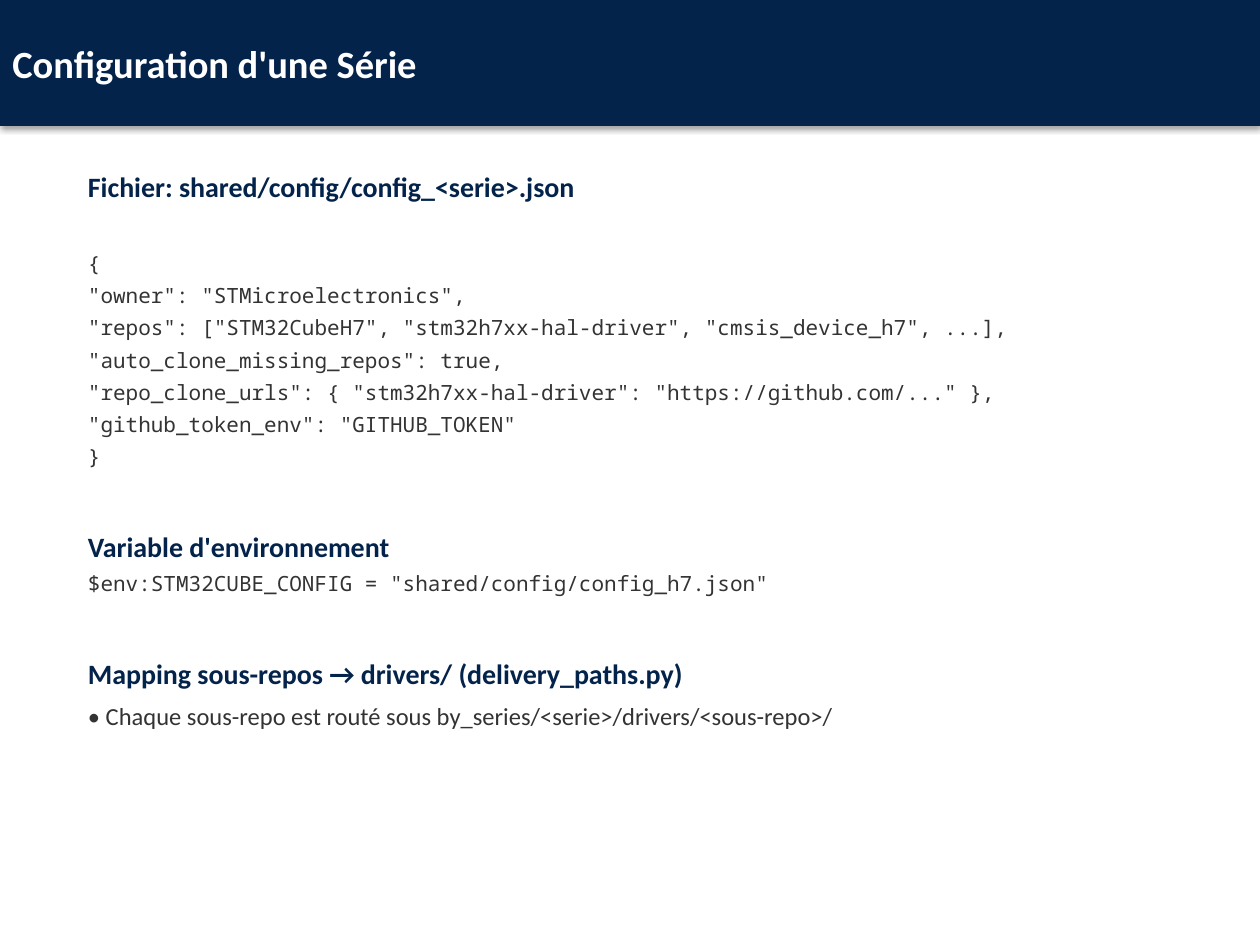
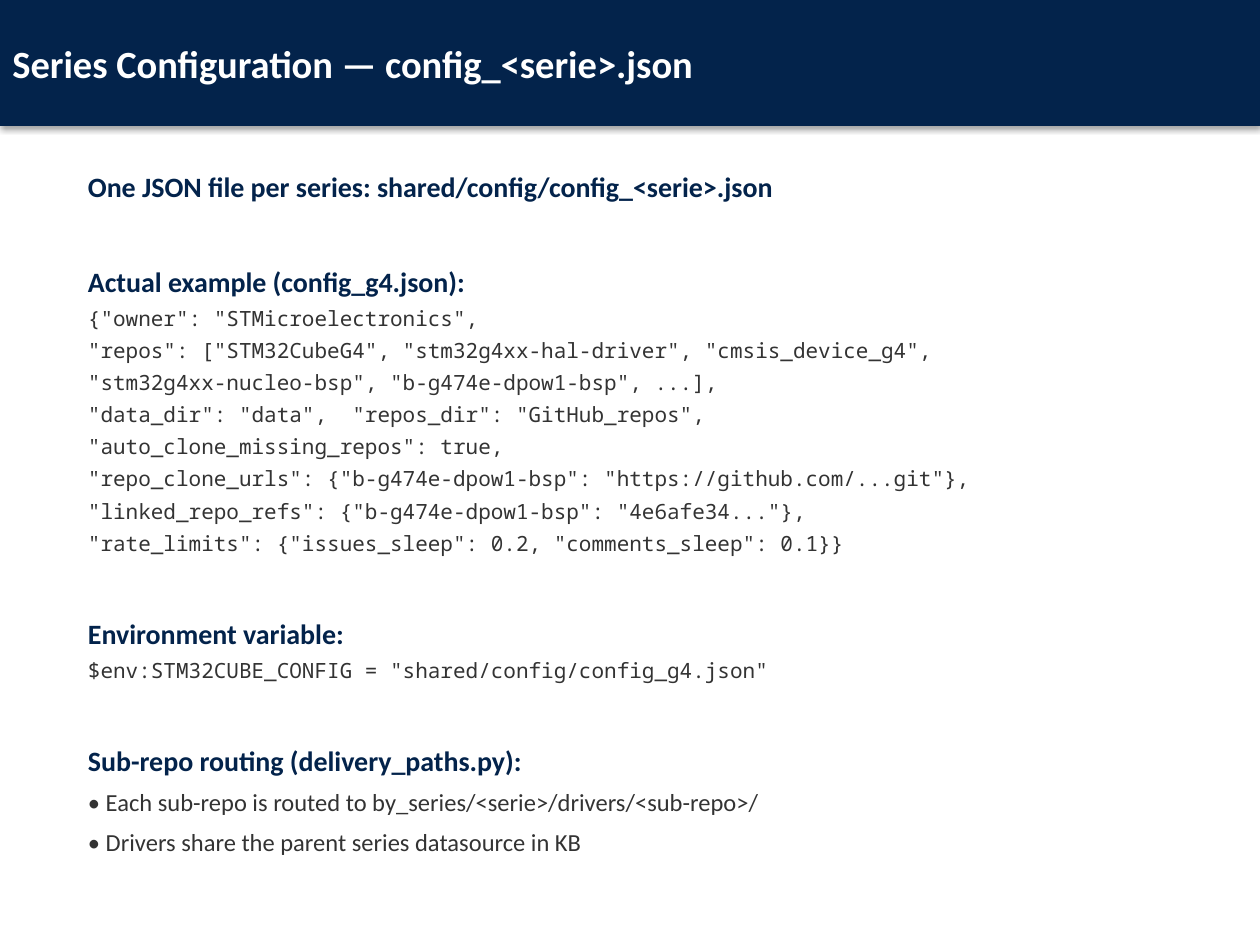
Before and after one commit to ALABSTM/stm32cube-gh-kb-pipeline, a slide deck: slide 21 of docs/Atelier_Pratique_Pipeline_STM32Cube.pptx (slide 6 before the commit). Drawn at 1260x945 pixels with LibreOffice and Linux fonts; fonts in the diff are those of the drawing. Boxes give left, top, right and bottom in pixels: in the first picture for what was removed or moved away, otherwise in the second. Text is boxed around its words. In the diff, an @@ line names an element or a change of style, - is before the commit and + after.

```diff
--- a/docs/Atelier_Pratique_Pipeline_STM32Cube.pptx
+++ b/docs/Atelier_Pratique_Pipeline_STM32Cube.pptx
@@ text in rectangle at bbox=[12, 51, 693, 85]: text changed @@
-Configuration d'une Série
+Series Configuration — config_<serie>.json
@@ text at bbox=[88, 177, 932, 427]: text changed @@
-Fichier: shared/config/config_<serie>.json
-{
-"owner": "STMicroelectronics",
-"repos": ["STM32CubeH7", "stm32h7xx-hal-driver", "cmsis_device_h7", ...],
+One JSON file per series: shared/config/config_<serie>.json
+Actual example (config_g4.json):
+{"owner": "STMicroelectronics",
+"repos": ["STM32CubeG4", "stm32g4xx-hal-driver", "cmsis_device_g4",
+"stm32g4xx-nucleo-bsp", "b-g474e-dpow1-bsp", ...],
+"data_dir": "data", "repos_dir": "GitHub_repos",
@@ text at bbox=[88, 470, 969, 855]: text changed @@
-"repo_clone_urls": { "stm32h7xx-hal-driver": "https://github.com/..." },
-"github_token_env": "GITHUB_TOKEN"
-}
-Variable d'environnement
-$env:STM32CUBE_CONFIG = "shared/config/config_h7.json"
-Mapping sous-repos → drivers/ (delivery_paths.py)
-• Chaque sous-repo est routé sous by_series/<serie>/drivers/<sous-repo>/
+"repo_clone_urls": {"b-g474e-dpow1-bsp": "https://github.com/...git"},
+"linked_repo_refs": {"b-g474e-dpow1-bsp": "4e6afe34..."},
+"rate_limits": {"issues_sleep": 0.2, "comments_sleep": 0.1}}
+Environment variable:
+$env:STM32CUBE_CONFIG = "shared/config/config_g4.json"
+Sub-repo routing (delivery_paths.py):
+• Each sub-repo is routed to by_series/<serie>/drivers/<sub-repo>/
+• Drivers share the parent series datasource in KB
```
Also in this commit, not shown: 20 other slides changed, 58 slides added, 13 slides removed, 27 other files.
